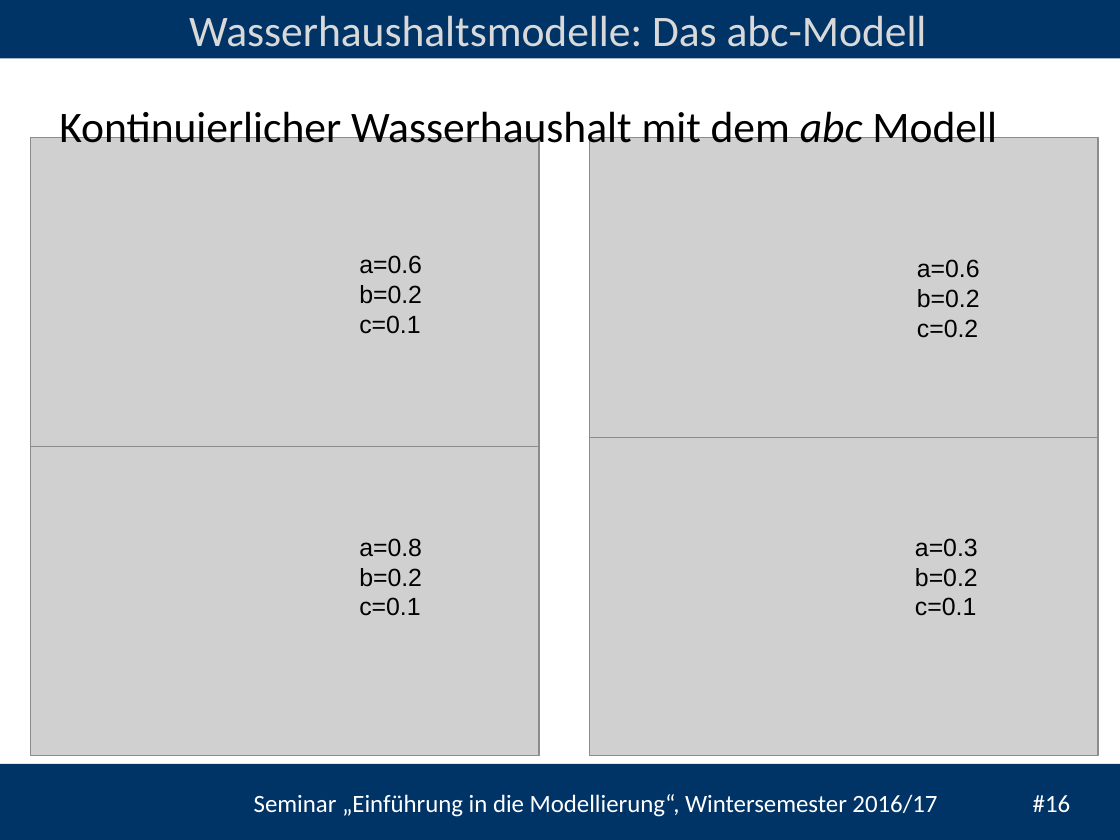
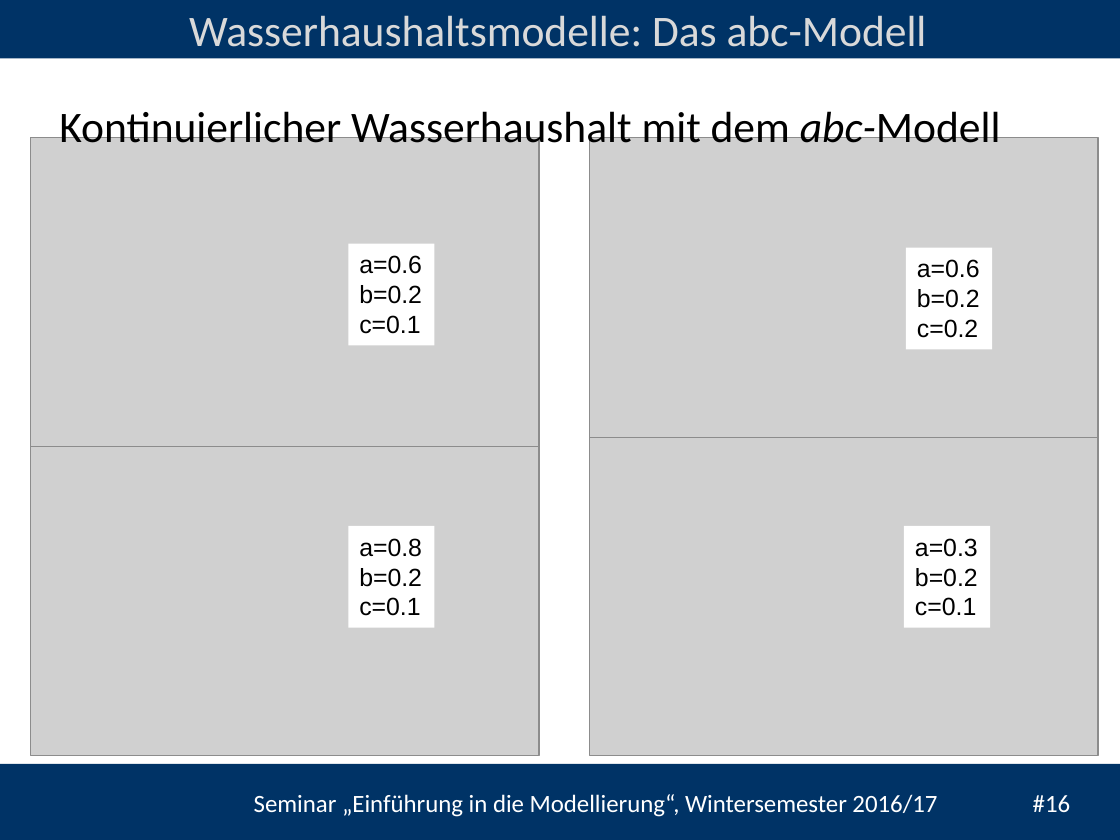
Before and after one commit to heistermann/Einf_Modellierung, a slide deck: slide 16 of Termin_2/folien/UebungModellierung#2.pptx. Drawn at 1120x840 pixels with LibreOffice and Linux fonts; fonts in the diff are those of the drawing; grey boxes stand for pictures; background and template pictures are left out. Boxes give left, top, right and bottom in pixels: in the first picture for what was removed or moved away, otherwise in the second. Text is boxed around its words. In the diff, an @@ line names an element or a change of style, - is before the commit and + after.

```diff
--- a/Termin_2/folien/UebungModellierung#2.pptx
+++ b/Termin_2/folien/UebungModellierung#2.pptx
@@ text at <box>59,106,1001,153</box>: text changed @@
-Kontinuierlicher Wasserhaushalt mit dem abc Modell
+Kontinuierlicher Wasserhaushalt mit dem abc-Modell
@@ 4 rectangles: place and size @@
-4 rectangles at <box>359,255,980,616</box>
+4 rectangles at <box>348,244,992,627</box>
@@ fill none to #FFFFFF in 4 elements at <box>348,244,435,346</box>, <box>906,248,992,349</box>, <box>348,525,435,627</box>, <box>904,525,990,627</box> @@
```
Also in this commit, not shown: 5 other slides changed, 8 other files.
